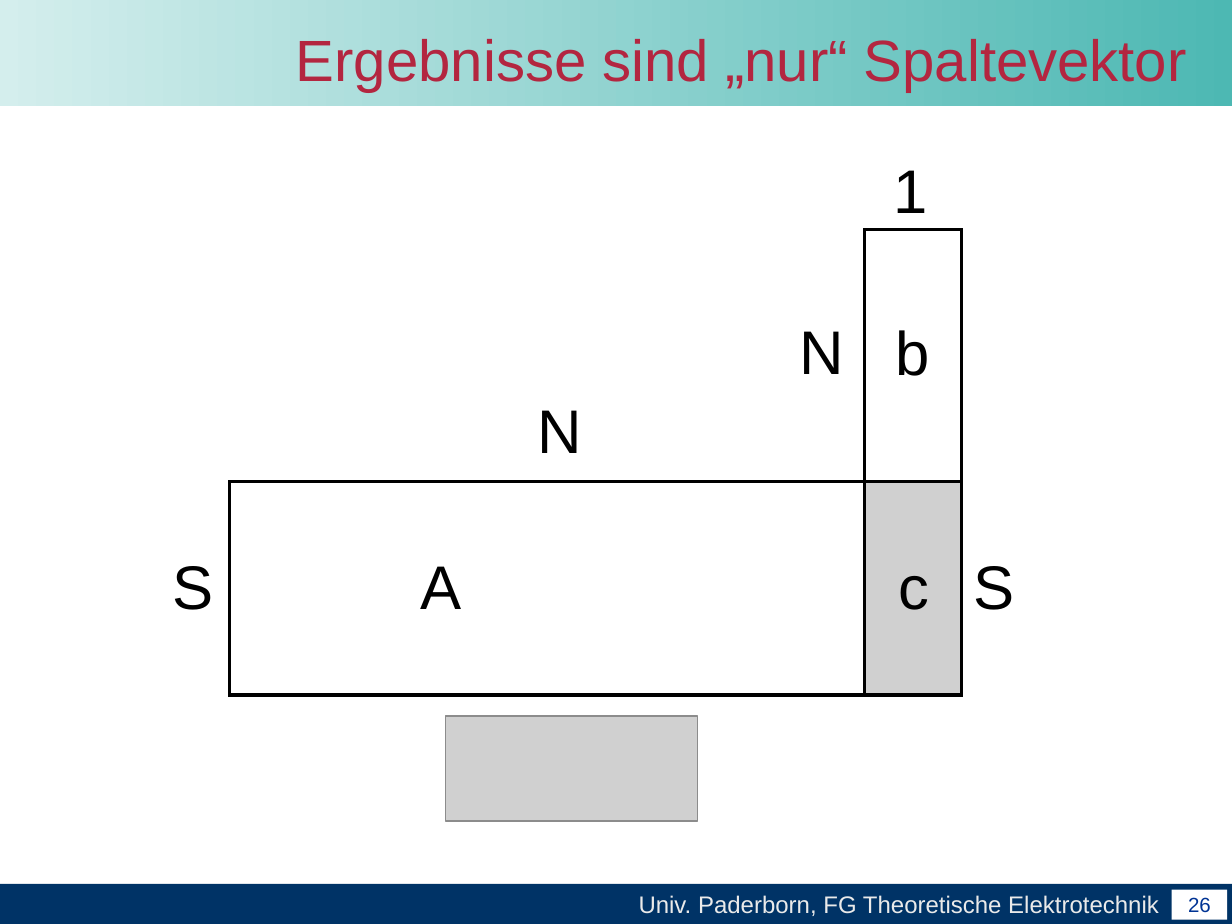
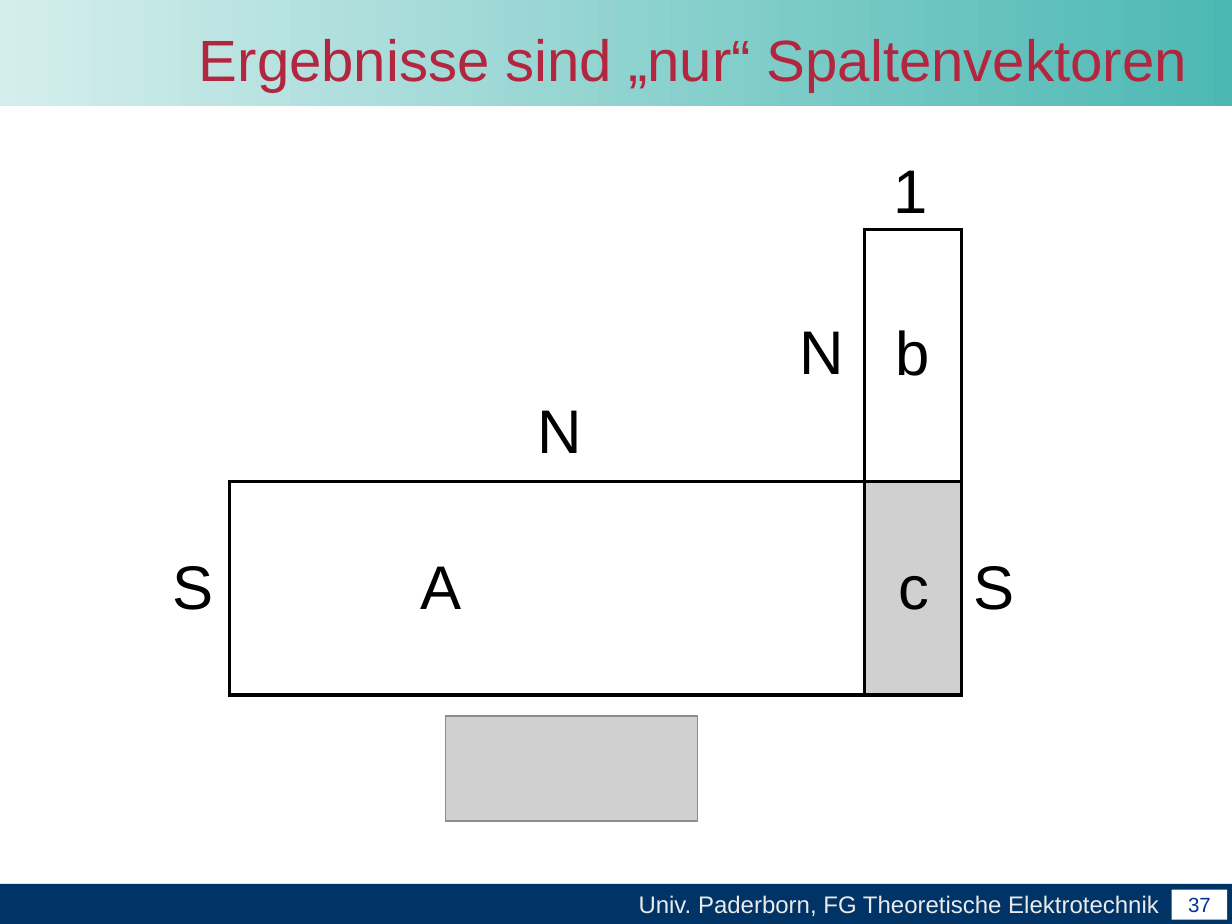
Before and after one commit to unconditional/projektarbeitcuda, a slide deck: slide 37 of Abschlussvortrag/Abschlussvortrag der Projektarbeit CUDA.ppt (slide 26 before the commit). Drawn at 1232x924 pixels with LibreOffice and Linux fonts; fonts in the diff are those of the drawing; grey boxes stand for pictures; background and template pictures are left out. Boxes give left, top, right and bottom in pixels: in the first picture for what was removed or moved away, otherwise in the second. Text is boxed around its words. In the diff, an @@ line names an element or a change of style, - is before the commit and + after.

```diff
--- a/Abschlussvortrag/Abschlussvortrag der Projektarbeit CUDA.ppt
+++ b/Abschlussvortrag/Abschlussvortrag der Projektarbeit CUDA.ppt
@@ title at box(199, 39, 1187, 92): text changed @@
-Ergebnisse sind „nur“ Spaltevektor
+Ergebnisse sind „nur“ Spaltenvektoren
@@ page number at box(1188, 897, 1211, 913): text changed @@
-26
+37
```
Also in this commit, not shown: 4 other slides changed, 11 slides added, 2 slides removed.
